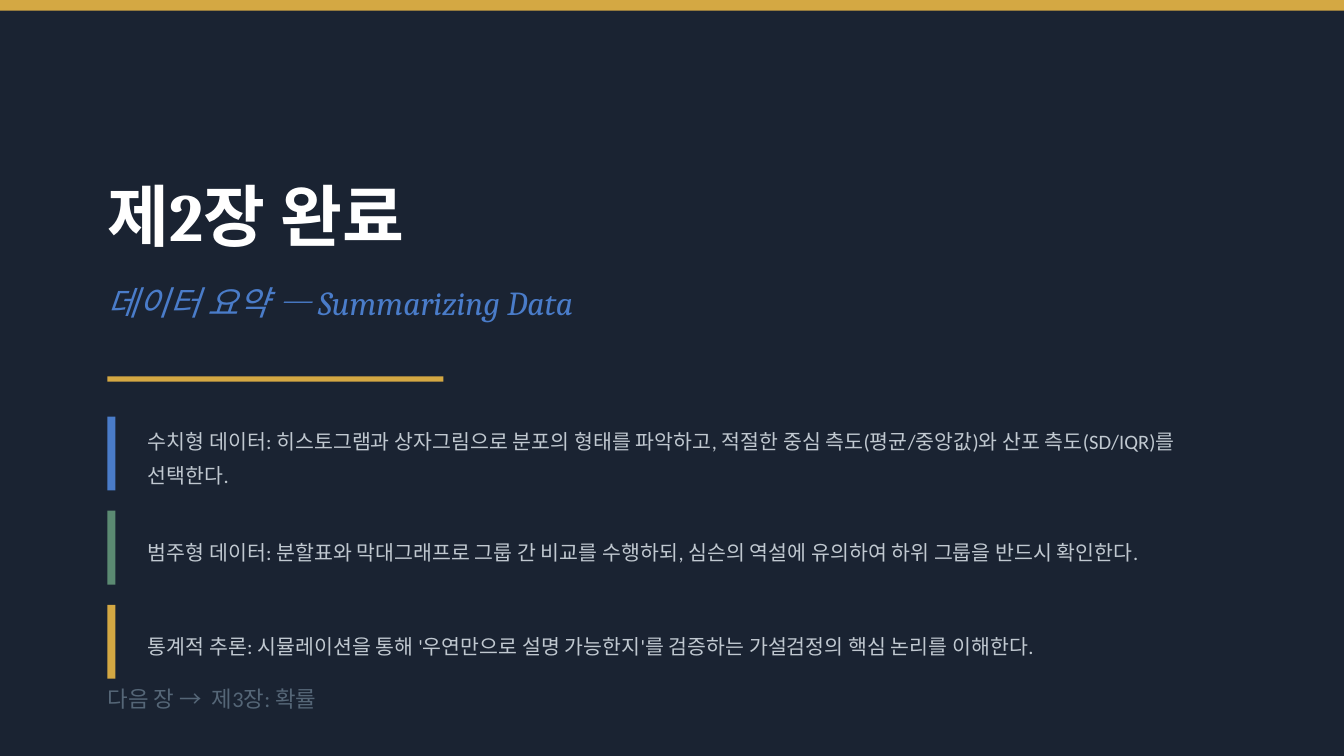
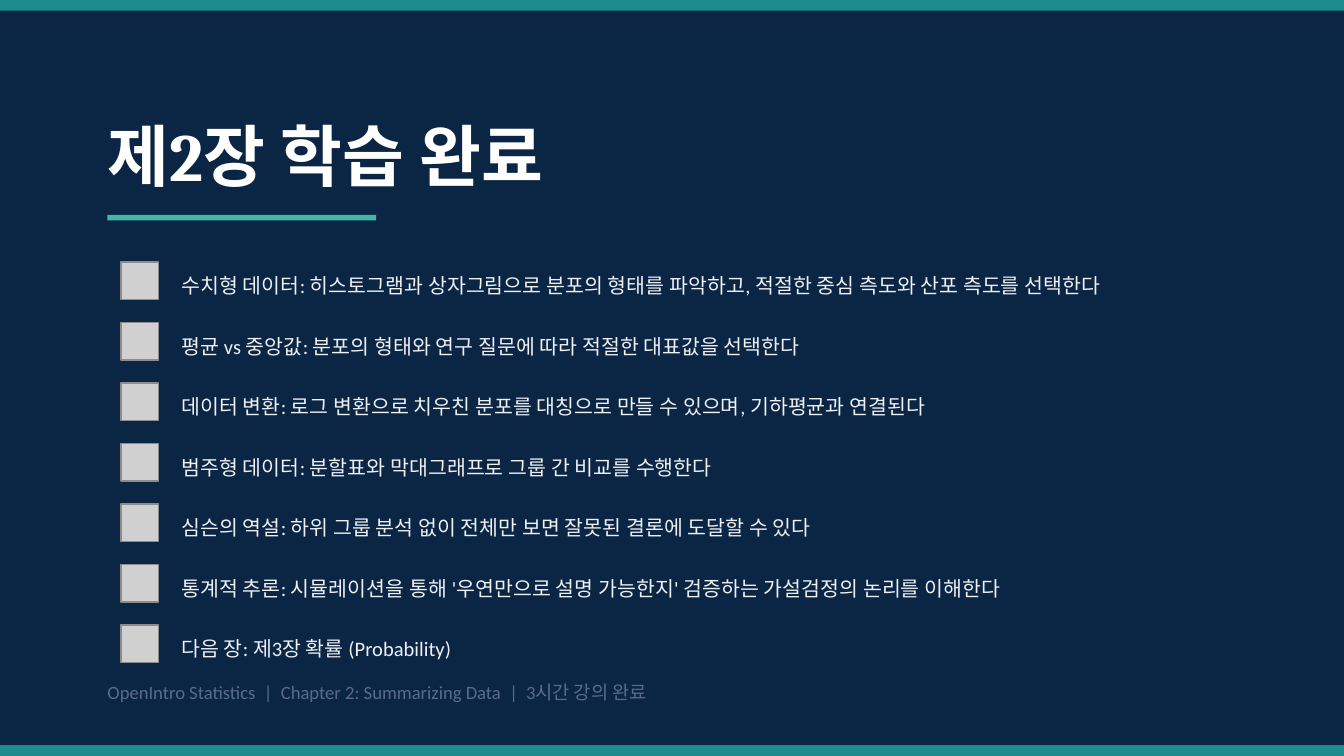
Before and after one commit to leina99-lab/classes, a slide deck: slide 42 of statistics_and_society/Chapter_02_1_Summarizing_Data.pptx (slide 18 before the commit). Drawn at 1344x756 pixels with LibreOffice and Linux fonts; fonts in the diff are those of the drawing; grey boxes stand for pictures. Boxes give left, top, right and bottom in pixels: in the first picture for what was removed or moved away, otherwise in the second. Text is boxed around its words. In the diff, an @@ line names an element or a change of style, - is before the commit and + after.

```diff
--- a/statistics_and_society/Chapter_02_1_Summarizing_Data.pptx
+++ b/statistics_and_society/Chapter_02_1_Summarizing_Data.pptx
@@ background #1A2332 to #0B2545 @@
@@ rectangle at (0,0,1344,11): fill #D4A843 to #1E8C8C @@
@@ text at (107,124,543,187): text changed @@
-제2장 완료
+제2장 학습 완료
@@ rectangle added at (108,215,376,220), fill #45B7AA @@
@@ picture added at (121,262,159,300) @@
@@ text removed at (107,287,573,323) @@
-데이터 요약 — Summarizing Data
@@ text at (181,276,1101,296): text changed; text colour #C0C8D0 to #EEF0F2 @@
-수치형 데이터: 히스토그램과 상자그림으로 분포의 형태를 파악하고, 적절한 중심 측도(평균/중앙값)와 산포 측도(SD/IQR)를 선택한다.
+수치형 데이터: 히스토그램과 상자그림으로 분포의 형태를 파악하고, 적절한 중심 측도와 산포 측도를 선택한다
@@ picture added at (121,323,159,360) @@
@@ text added at (181,337,800,356), 11 pt, text #EEF0F2 @@
+평균 vs 중앙값: 분포의 형태와 연구 질문에 따라 적절한 대표값을 선택한다
@@ rectangle removed at (108,376,444,382) @@
@@ picture added at (121,383,159,421) @@
@@ rectangle removed at (108,417,116,491) @@
@@ text added at (181,397,925,417), 11 pt, text #EEF0F2 @@
+데이터 변환: 로그 변환으로 치우친 분포를 대칭으로 만들 수 있으며, 기하평균과 연결된다
@@ picture added at (121,444,159,481) @@
@@ text at (181,458,712,477): text changed; text colour #C0C8D0 to #EEF0F2 @@
-범주형 데이터: 분할표와 막대그래프로 그룹 간 비교를 수행하되, 심슨의 역설에 유의하여 하위 그룹을 반드시 확인한다.
+범주형 데이터: 분할표와 막대그래프로 그룹 간 비교를 수행한다
@@ picture added at (121,504,159,542) @@
@@ rectangle removed at (108,511,116,585) @@
@@ text added at (181,518,811,537), 11 pt, text #EEF0F2 @@
+심슨의 역설: 하위 그룹 분석 없이 전체만 보면 잘못된 결론에 도달할 수 있다
@@ picture added at (121,564,159,602) @@
@@ text at (181,579,1001,598): text changed; text colour #C0C8D0 to #EEF0F2 @@
-통계적 추론: 시뮬레이션을 통해 '우연만으로 설명 가능한지'를 검증하는 가설검정의 핵심 논리를 이해한다.
+통계적 추론: 시뮬레이션을 통해 '우연만으로 설명 가능한지' 검증하는 가설검정의 논리를 이해한다
@@ rectangle removed at (108,605,116,679) @@
@@ picture added at (121,625,159,663) @@
@@ text at (181,639,451,660): text changed; size 12 to 11 pt; text colour #556677 to #EEF0F2 @@
-다음 장 → 제3장: 확률
+다음 장: 제3장 확률 (Probability)
@@ text added at (107,684,646,702), 10 pt, text #5A6B8A @@
+OpenIntro Statistics | Chapter 2: Summarizing Data | 3시간 강의 완료
@@ rectangle added at (0,745,1344,755), fill #1E8C8C @@
```
Also in this commit, not shown: 13 other slides changed, 28 slides added, 4 slides removed, 1 other file.
